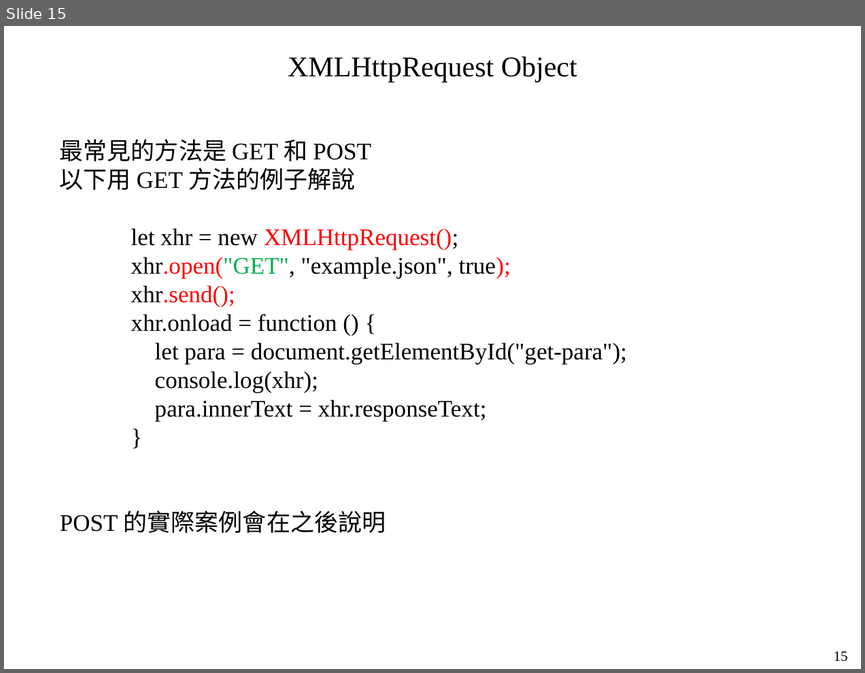
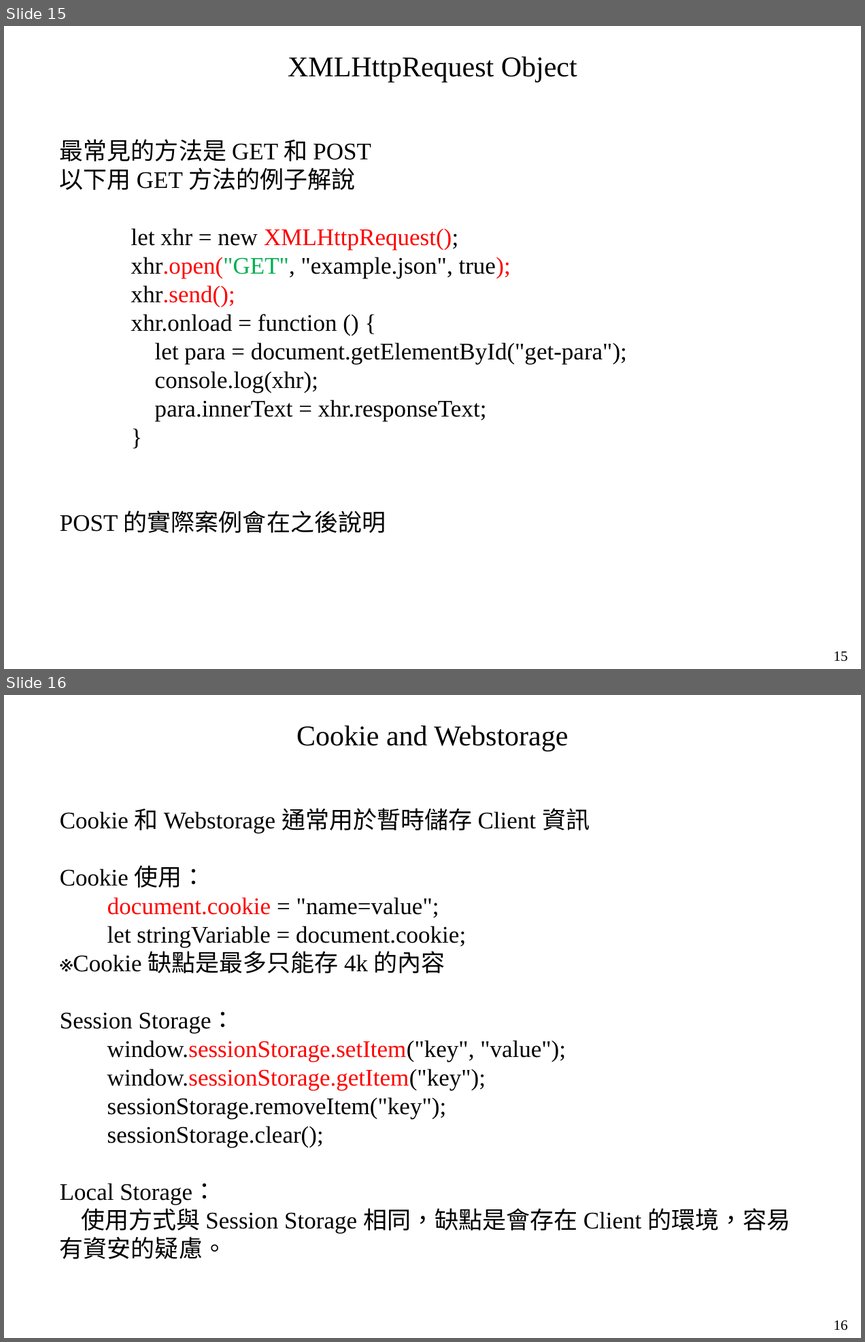
Before and after one commit to mar120434/2021_web_tutor, a slide deck: 動態網頁.pptx. Shown one above the other, each under a label of ours: slide 15 before the commit, slides 15 and 16 after it. The pictures are 865x673 and 865x1342 pixels, drawn with LibreOffice and Linux fonts; fonts in the diff are those of the drawing. Boxes give left, top, right and bottom in pixels: in the first picture for what was removed or moved away, otherwise in the second. Text is boxed around its words. In the diff, an @@ line names an element or a change of style, - is before the commit and + after.

```diff
--- a/動態網頁.pptx
+++ b/動態網頁.pptx
@@ slide 16 added at <box>4,695,861,1338</box>, background #FFFFFF @@
@@ text added at <box>296,726,568,751</box>, 24 pt, text #000000 @@
+Cookie and Webstorage
@@ text added at <box>60,808,790,1259</box>, 20 pt, text #000000 @@
+Cookie 和 Webstorage 通常用於暫時儲存 Client 資訊
+Cookie 使用：
+document.cookie = "name=value";
+let stringVariable = document.cookie;
+※Cookie 缺點是最多只能存 4k 的內容
+Session Storage：
+window.sessionStorage.setItem("key", "value");
+window.sessionStorage.getItem("key");
+sessionStorage.removeItem("key");
+sessionStorage.clear();
+Local Storage：
+使用方式與 Session Storage 相同，缺點是會存在 Client 的環境，容易有資安的疑慮。
@@ text added at <box>834,1320,848,1330</box>, 12 pt, text #000000 @@
+16
```
Also in this commit, not shown: 5 slides changed, 1 other file.
